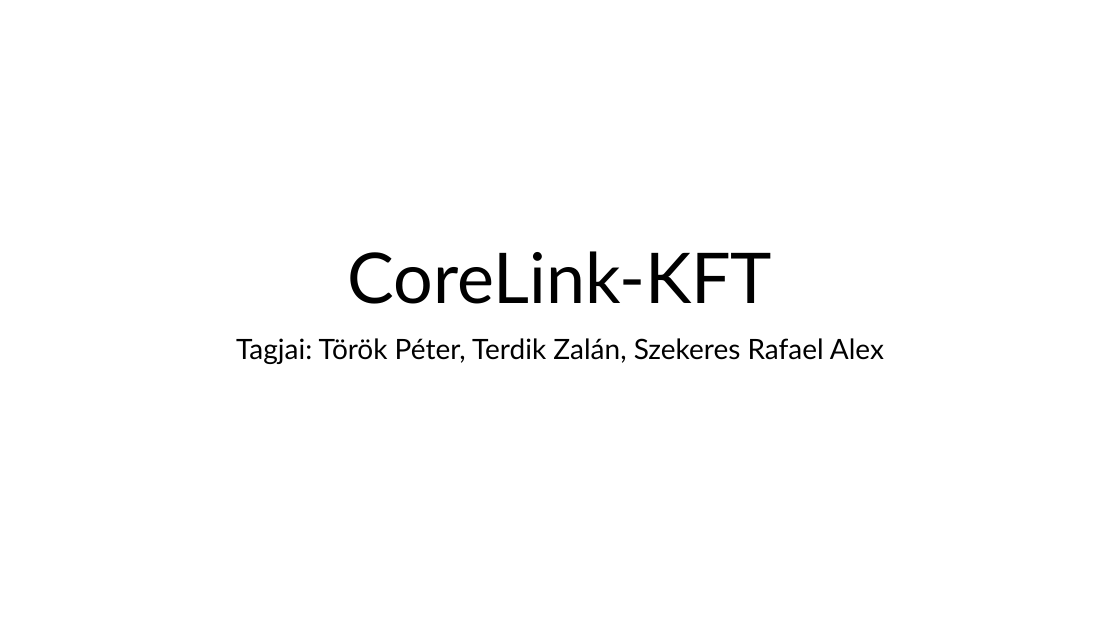
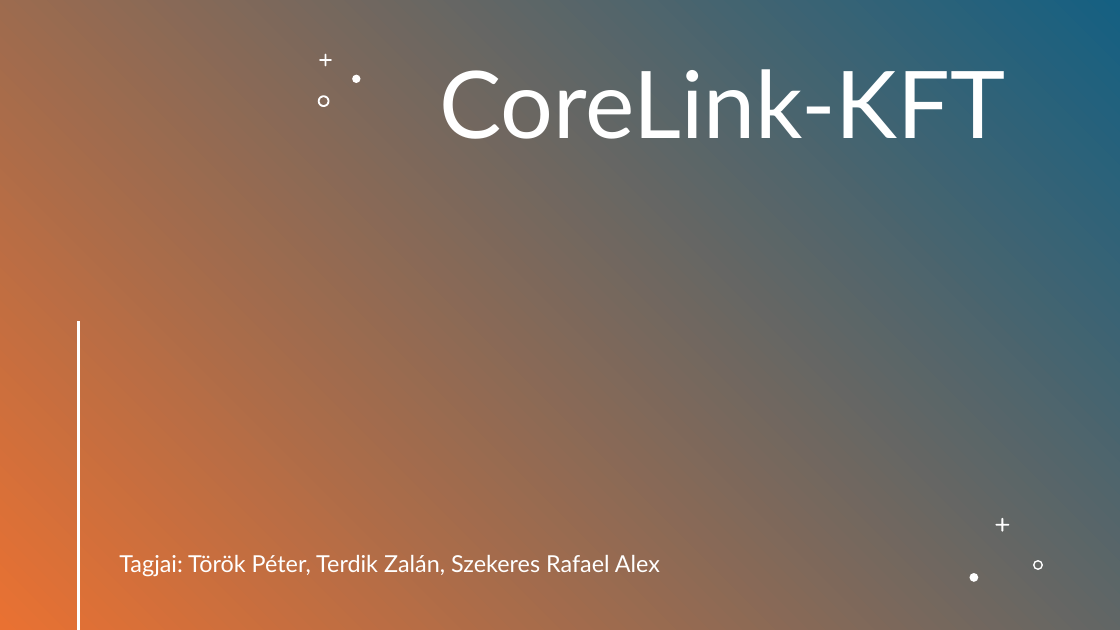
Before and after one commit to torokpeter7/CoreLink-KFT, a slide deck: slide 1 of Végleges/CoreLink_KFT.pptx. Drawn at 1120x630 pixels with LibreOffice and Linux fonts; fonts in the diff are those of the drawing. Boxes give left, top, right and bottom in pixels: in the first picture for what was removed or moved away, otherwise in the second. Text is boxed around its words. In the diff, an @@ line names an element or a change of style, - is before the commit and + after.

```diff
--- a/Végleges/CoreLink_KFT.pptx
+++ b/Végleges/CoreLink_KFT.pptx
@@ rectangle added at (0,0,1120,630), fill gradient #156082 to #E97132 @@
@@ freeform shape added at (319,54,332,66), fill #FFFFFF @@
@@ title "CoreLink-KFT": place and size @@
-title "CoreLink-KFT" at (348,251,773,304)
+title "CoreLink-KFT" at (439,57,1005,139)
@@ title "CoreLink-KFT" at (439,57,1005,139): size 60 to 80 pt, text colour #000000 to #FFFFFF; alignment centre to right; vertical alignment bottom to top @@
@@ freeform shape added at (352,75,360,83), fill #FFFFFF @@
@@ freeform shape added at (318,95,329,107), fill #FFFFFF @@
@@ line added from (79, 322) to (79, 629), #FFFFFF 2 pt @@
@@ freeform shape added at (996,518,1010,532), fill #FFFFFF @@
@@ subtitle "Tagjai: Török Péter, Terdik Zalán, ...": place and size @@
-subtitle "Tagjai: Török Péter, Terdik Zalán, ..." at (236,338,884,364)
+subtitle "Tagjai: Török Péter, Terdik Zalán, ..." at (119,555,660,577)
@@ subtitle "Tagjai: Török Péter, Terdik Zalán, ..." at (119,555,660,577): size 24 to 20 pt, text colour #000000 to #FFFFFF; alignment centre to left @@
@@ freeform shape added at (1033,560,1044,571), fill #FFFFFF @@
@@ freeform shape added at (970,573,978,581), fill #FFFFFF @@
```
Also in this commit, not shown: 6 other slides changed, 11 slides added, 5 slides removed.
